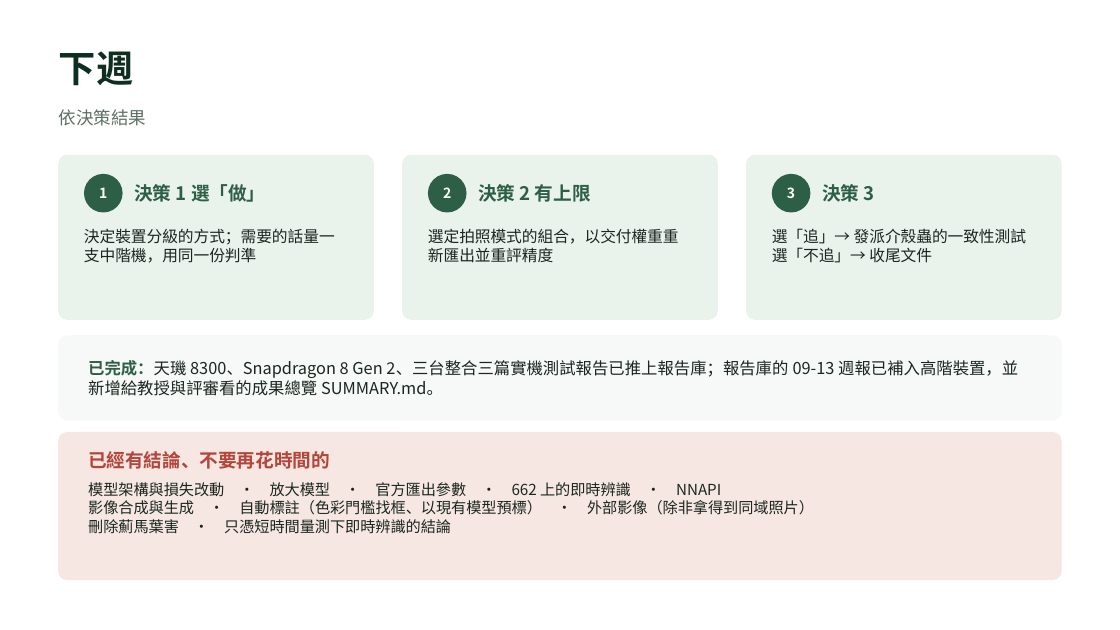
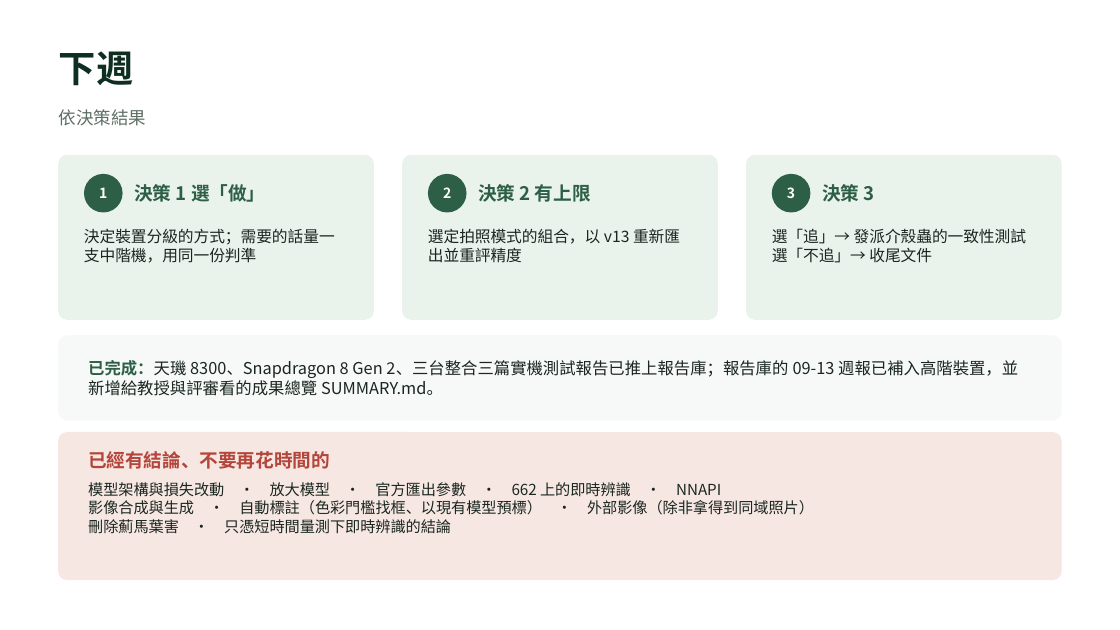
Before and after one commit to OneLeaf-dx/detection, a slide deck: slide 10 of docs/v12.3_簡報_口頭報告.pptx. Drawn at 1120x630 pixels with LibreOffice and Linux fonts; fonts in the diff are those of the drawing. Boxes give left, top, right and bottom in pixels: in the first picture for what was removed or moved away, otherwise in the second. Text is boxed around its words. In the diff, an @@ line names an element or a change of style, - is before the commit and + after.

```diff
--- a/docs/v12.3_簡報_口頭報告.pptx
+++ b/docs/v12.3_簡報_口頭報告.pptx
@@ text at (x1=428, y1=228, x2=680, y2=263): text changed @@
-選定拍照模式的組合，以交付權重重新匯出並重評精度
+選定拍照模式的組合，以 v13 重新匯出並重評精度
```
Also in this commit, not shown: 7 other slides changed, 12 other files.
